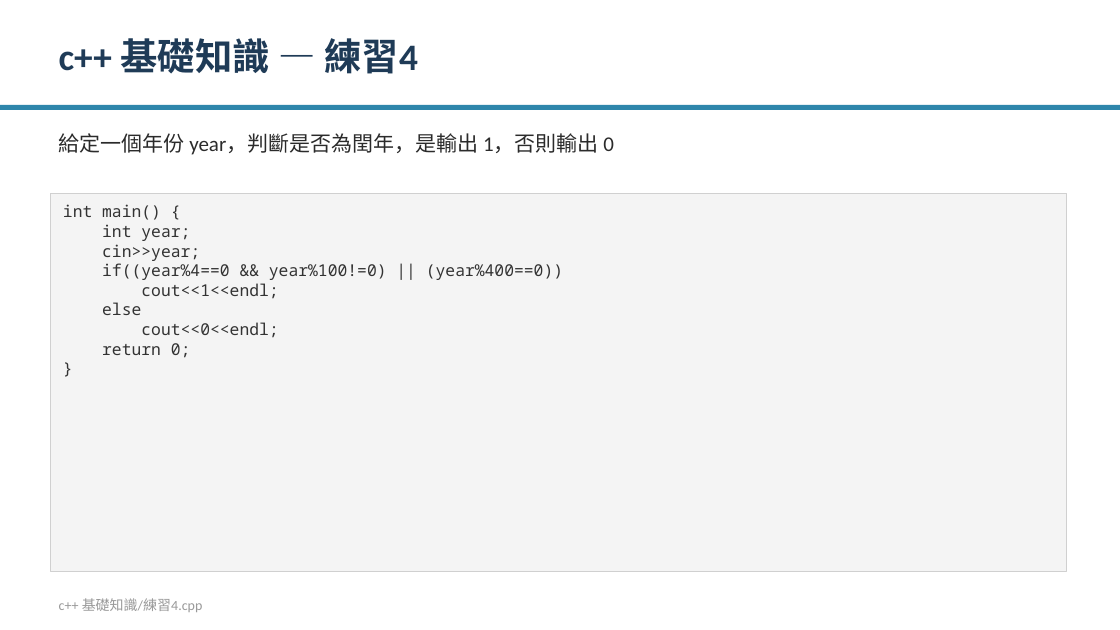
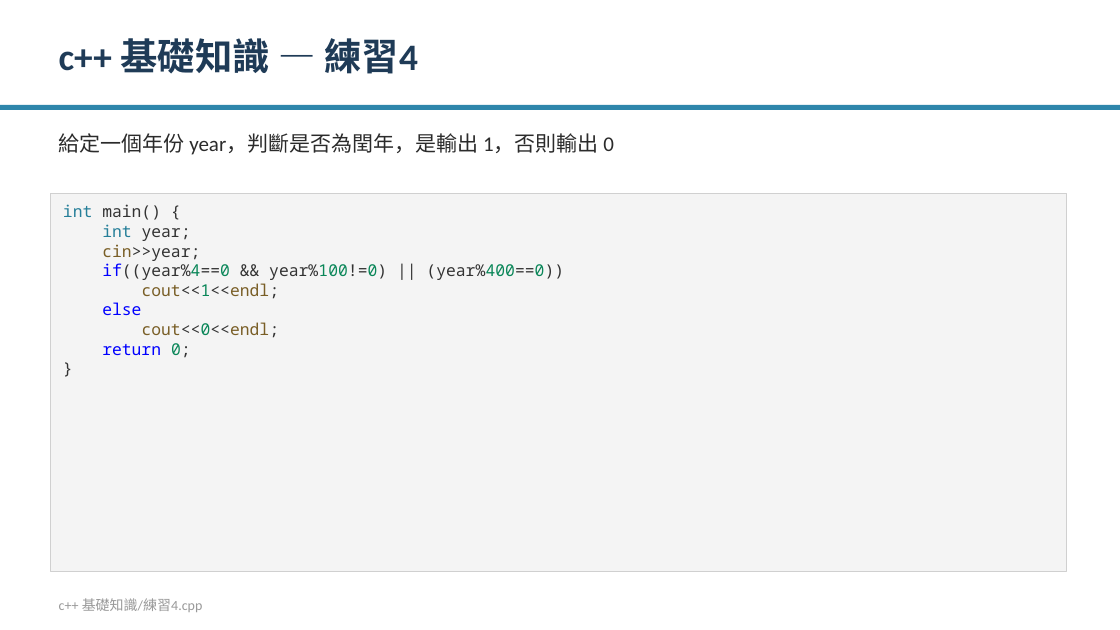
Before and after one commit to Ivan0206cool/cplusplus_practice, a slide deck: slide 7 of practice_intro.pptx. Drawn at 1120x630 pixels with LibreOffice and Linux fonts; fonts in the diff are those of the drawing. Boxes give left, top, right and bottom in pixels: in the first picture for what was removed or moved away, otherwise in the second. Text is boxed around its words. In the diff, an @@ line names an element or a change of style, - is before the commit and + after.

```diff
--- a/practice_intro.pptx
+++ b/practice_intro.pptx
@@ text in rectangle at bbox=[63, 204, 564, 358]: text colour #333333 to #267F99 in "int", "int"; text colour #333333 to #795E26 in "cin>>year;", "cout<<1<<endl;", "cout<<0<<endl;"; text colour #333333 to #0000FF in "if((year%4==0", "else", "return"; text colour #333333 to #098658 in "if((year%4==0 year%100!=0) (year%400==0))", "cout<<1<<endl;", "cout<<0<<endl;", "0;" @@
```
Also in this commit, not shown: 8 other slides changed.
